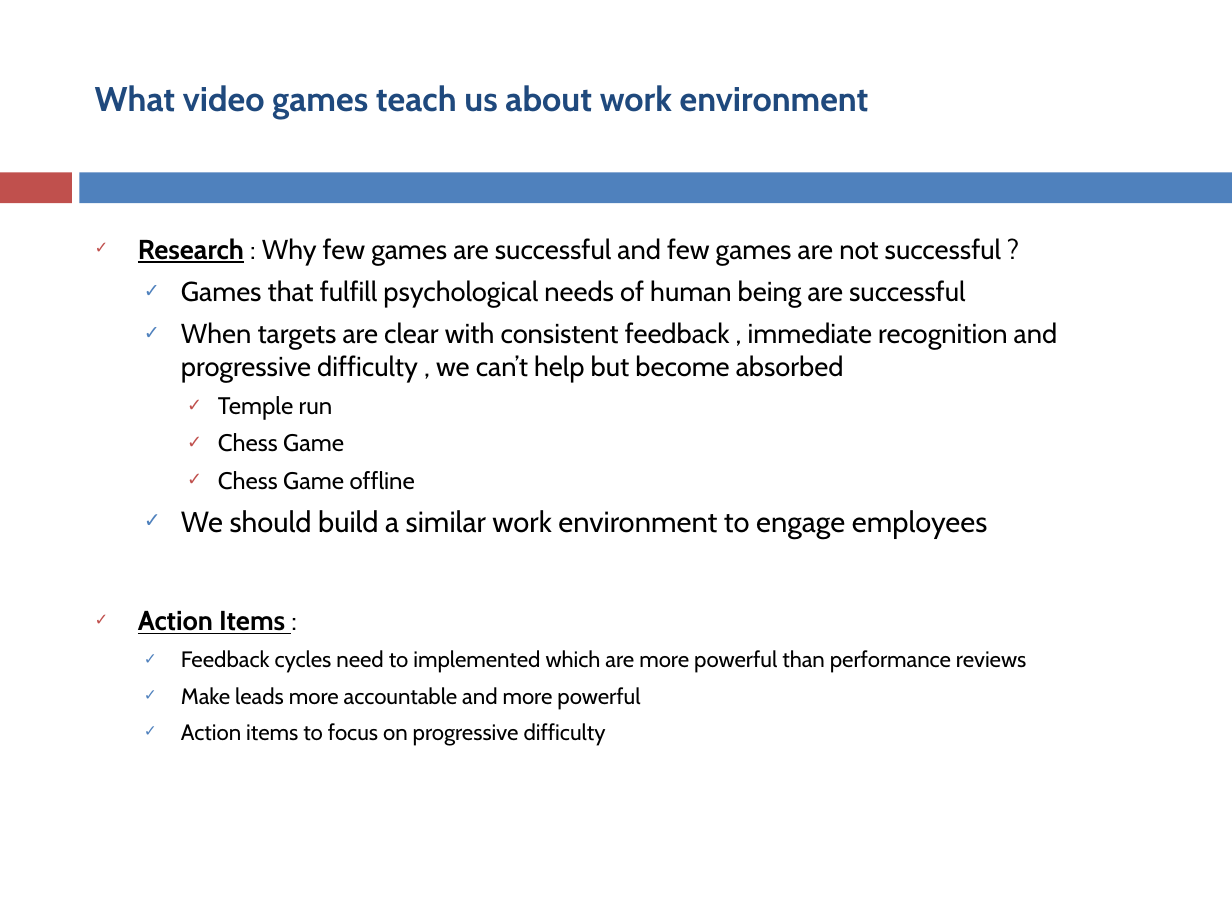
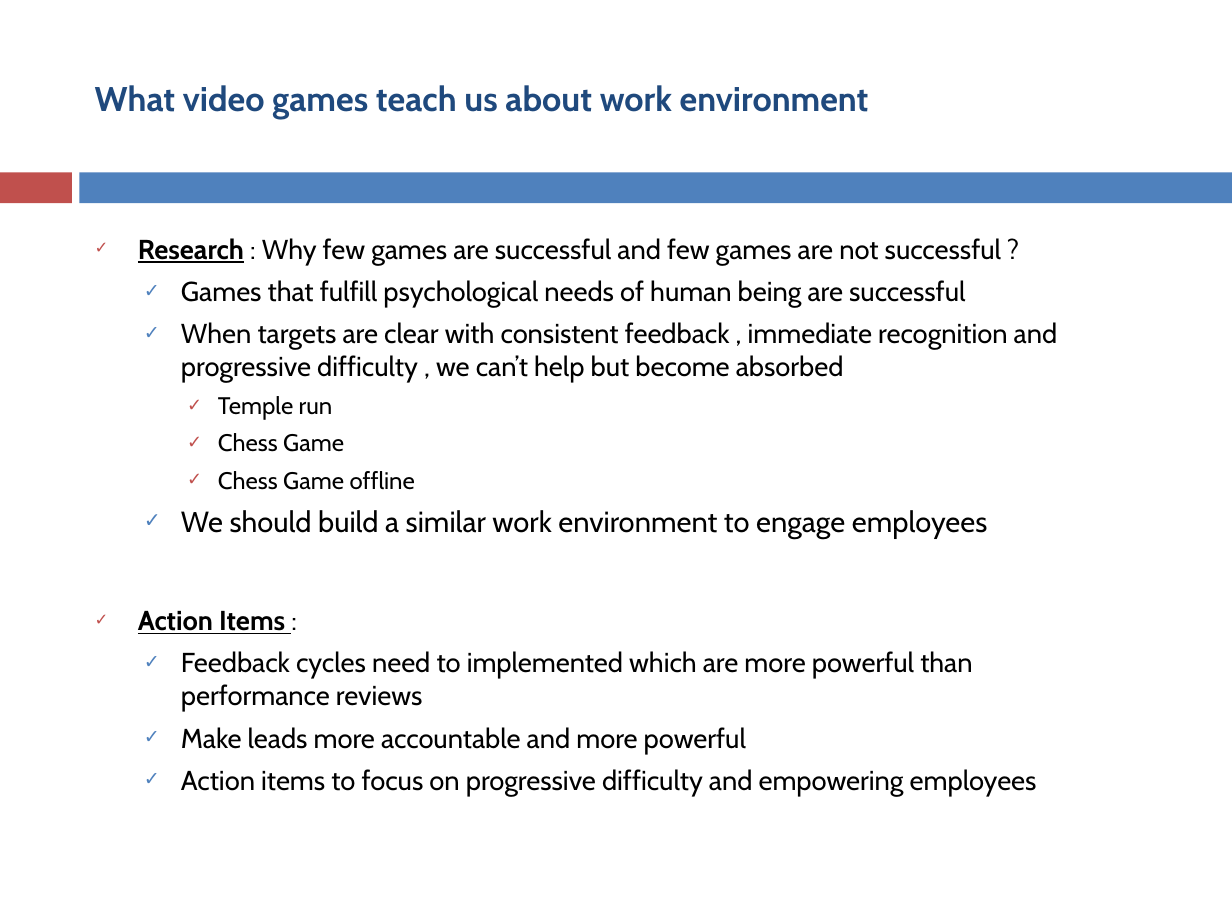
Before and after one commit to asakala/notes, a slide deck: slide 7 of Prokarma/Magnetic Work Environment.pptx (slide 6 before the commit). Drawn at 1232x924 pixels with LibreOffice and Linux fonts; fonts in the diff are those of the drawing. Boxes give left, top, right and bottom in pixels: in the first picture for what was removed or moved away, otherwise in the second. Text is boxed around its words. In the diff, an @@ line names an element or a change of style, - is before the commit and + after.

```diff
--- a/Prokarma/Magnetic Work Environment.pptx
+++ b/Prokarma/Magnetic Work Environment.pptx
@@ text at (x1=181, y1=651, x2=972, y2=754): size 13 to 16 pt in "Feedback cycles need to implemented which are ...", "Make leads more accountable and more powerful" @@
@@ text at (x1=181, y1=769, x2=1037, y2=796): text changed; size 13 to 16 pt @@
-  ✓ Action items to focus on progressive difficulty
+  ✓ Action items to focus on progressive difficulty and empowering employees
```
Also in this commit, not shown: 2 other slides changed, 3 slides added, 16 slides removed.
